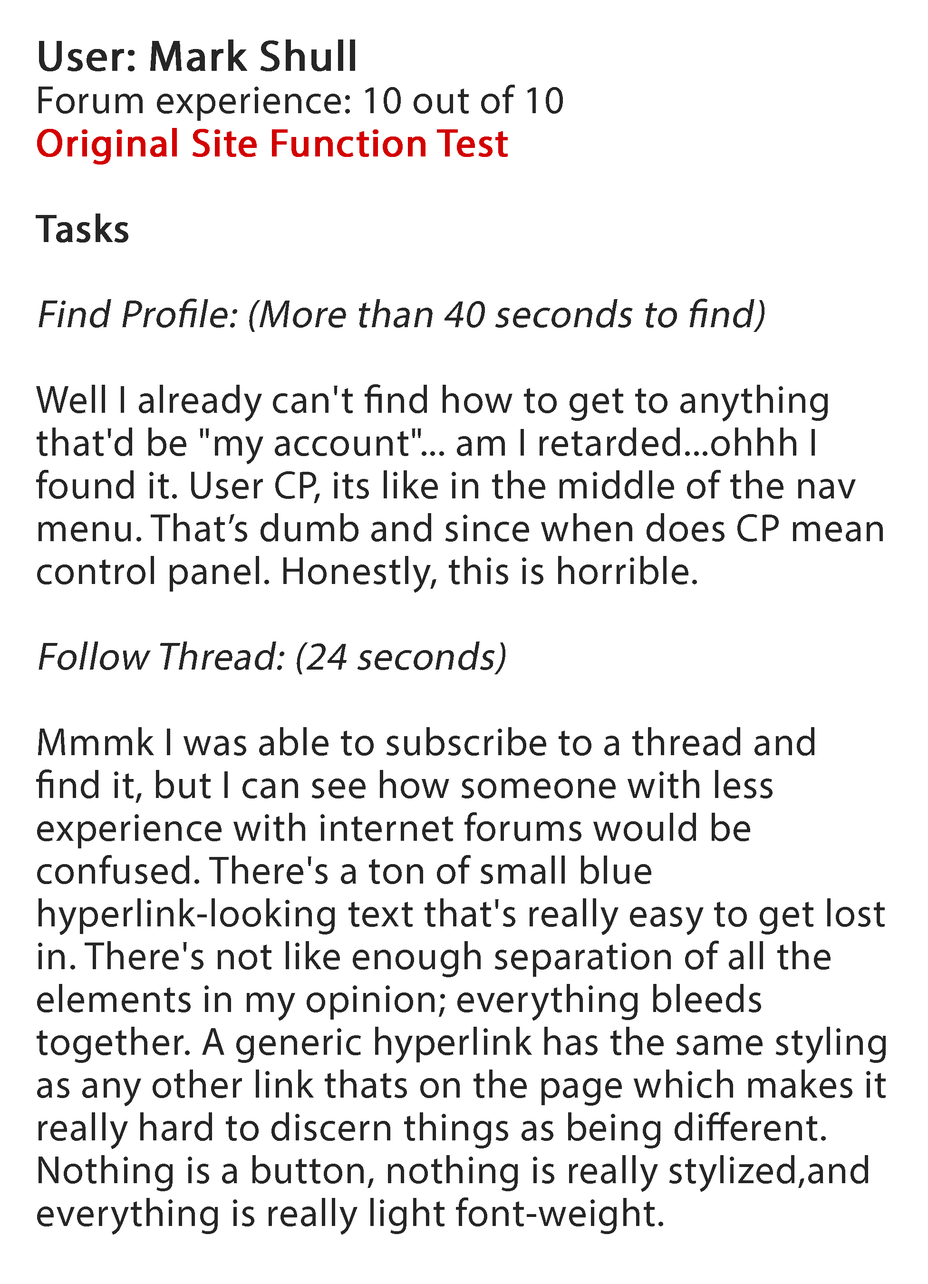
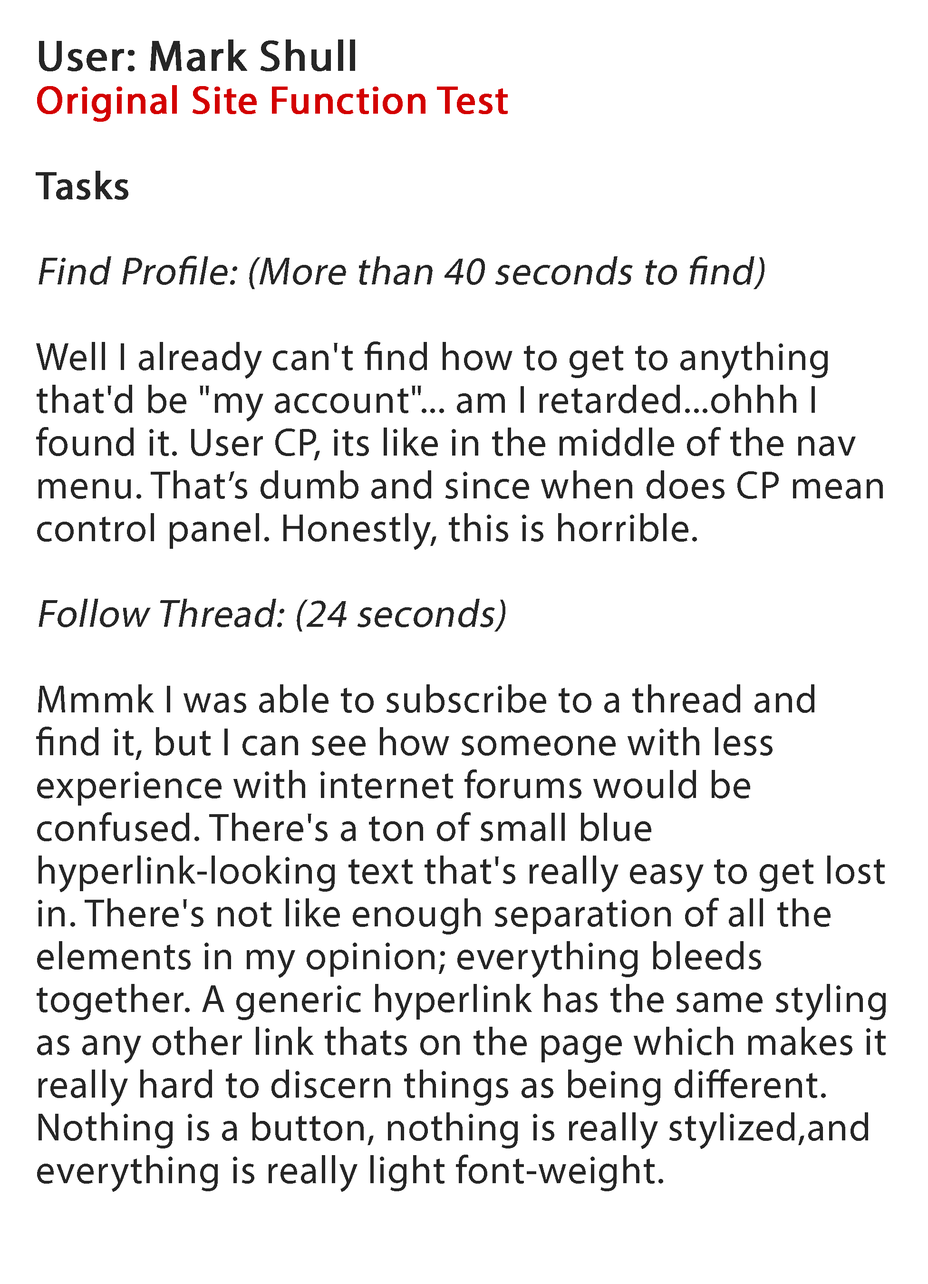
Revision of a layered 928×1284 image; what changed, layer by layer:
renamed "User: Mark Shull Forum experience: 10 out of 10 Original Site F" to "User: Mark Shull Original Site Function Test Tasks Find Profi", painted on it over [35, 84, 886, 1235]
